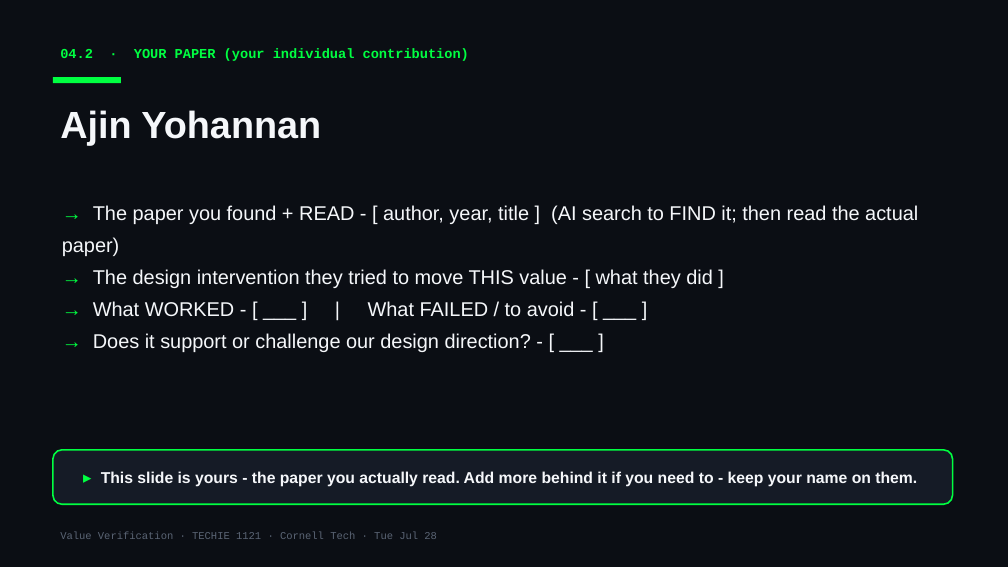
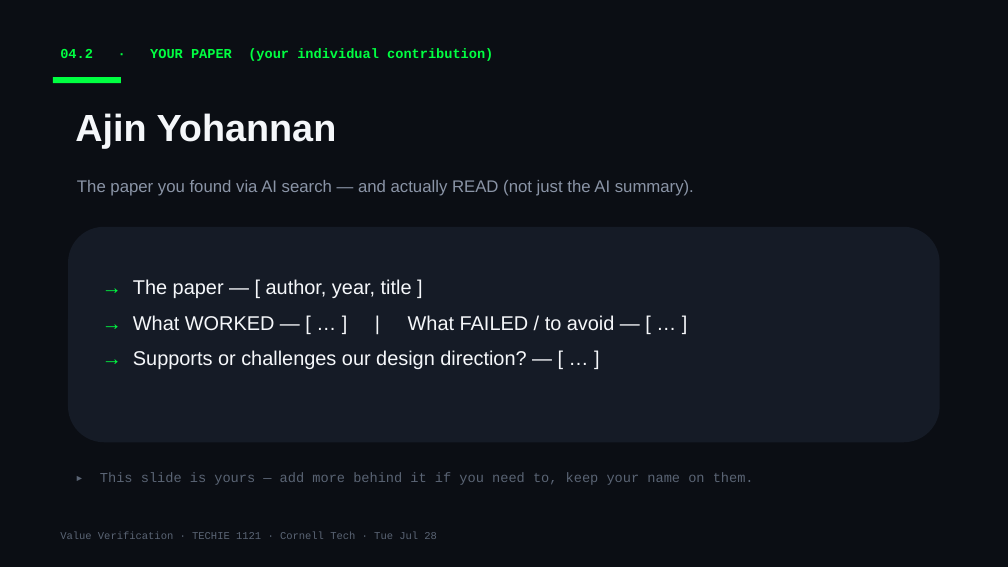
Before and after one commit to Cornell-Tech-Vibe-Coding-Summer-2026/website, a slide deck: slide 8 of slides/team-decks/Week3-Tue-jamins-2nd-team.pptx. Drawn at 1008x567 pixels with LibreOffice and Linux fonts; fonts in the diff are those of the drawing. Boxes give left, top, right and bottom in pixels: in the first picture for what was removed or moved away, otherwise in the second. Text is boxed around its words. In the diff, an @@ line names an element or a change of style, - is before the commit and + after.

```diff
--- a/slides/team-decks/Week3-Tue-jamins-2nd-team.pptx
+++ b/slides/team-decks/Week3-Tue-jamins-2nd-team.pptx
@@ text "04.2 · YOUR PAPER (your ..." rewrapped from (60, 49, 469, 61) to (60, 49, 493, 61) @@
@@ text "Ajin Yohannan": place and size @@
-text "Ajin Yohannan" at (60, 110, 321, 145)
+text "Ajin Yohannan" at (75, 113, 337, 148)
@@ text added at (77, 180, 694, 196), 16 pt, text #8A94A6 @@
+The paper you found via AI search — and actually READ (not just the AI summary).
@@ rounded rectangle added at (68, 227, 940, 442), fill #151B26 @@
@@ text at (133, 279, 615, 369): text changed @@
-→ The paper you found + READ - [ author, year, title ] (AI search to FIND it; then read the actual paper)
-→ The design intervention they tried to move THIS value - [ what they did ]
-→ What WORKED - [ ___ ] | What FAILED / to avoid - [ ___ ]
-→ Does it support or challenge our design direction? - [ ___ ]
+→ The paper — [ author, year, title ]
+→ What WORKED — [ … ] | What FAILED / to avoid — [ … ]
+→ Supports or challenges our design direction? — [ … ]
@@ rounded rectangle removed at (53, 450, 953, 504) @@
@@ text "▸ This slide is yours ..." at (100, 472, 754, 485): vertical alignment middle to top @@
@@ text at (100, 472, 754, 485): text changed; size 15 to 13 pt; font Arial to Courier New; text colour #F5F7FA to #5A6474; bold off @@
-▸ This slide is yours - the paper you actually read. Add more behind it if you need to - keep your name on them.
+▸ This slide is yours — add more behind it if you need to, keep your name on them.
```
Also in this commit, not shown: 9 other slides changed, 6 other files.
